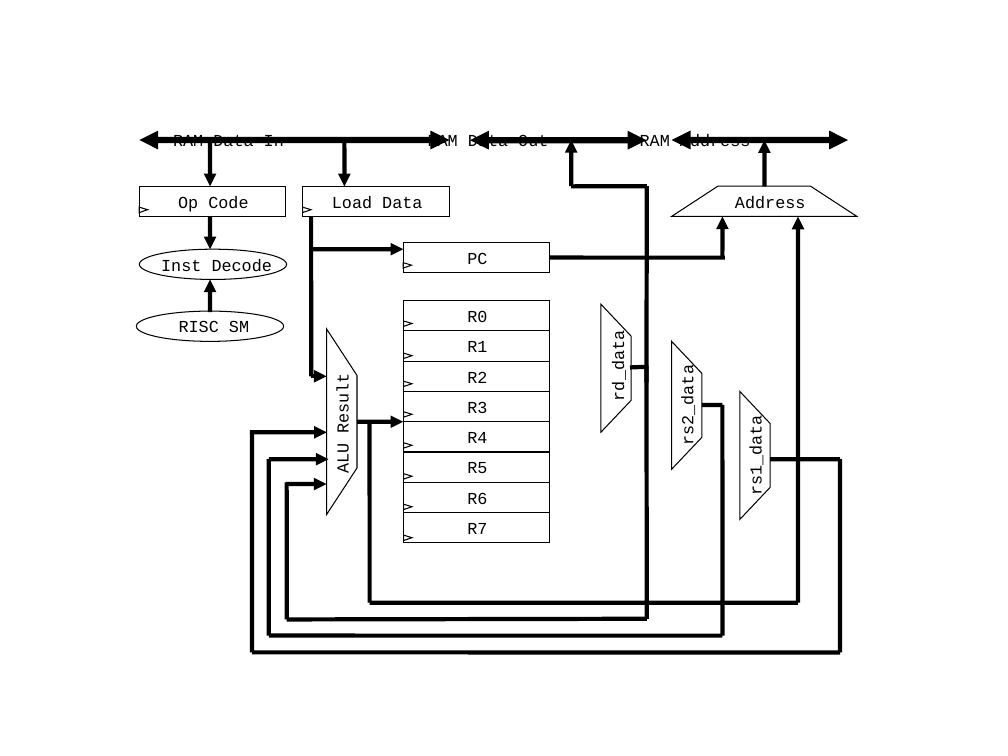
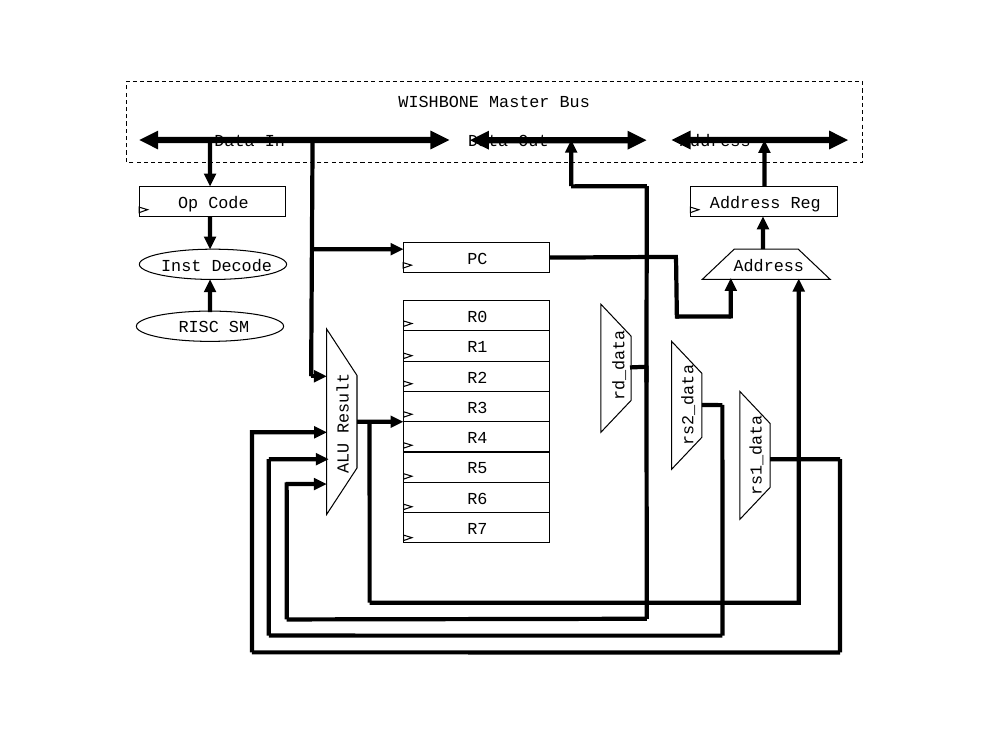
Before and after one commit to freecores/xgate, a slide deck: slide 4 of doc/src/xgate_Structure.ppt. Drawn at 1008x756 pixels with LibreOffice and Linux fonts; fonts in the diff are those of the drawing. Boxes give left, top, right and bottom in pixels: in the first picture for what was removed or moved away, otherwise in the second. Text is boxed around its words. In the diff, an @@ line names an element or a change of style, - is before the commit and + after.

```diff
--- a/doc/src/xgate_Structure.ppt
+++ b/doc/src/xgate_Structure.ppt
@@ group added at <box>127,82,863,319</box>: 2 texts, 2 lines, 1 rectangle @@
+Address Reg
+WISHBONE Master Bus
@@ free "Data In": place and size @@
-free "Data In" at <box>163,125,294,155</box>
+free "Data In" at <box>205,125,295,155</box>
@@ text in free at <box>214,135,285,146</box>: text changed @@
-RAM Data In
+Data In
@@ line moved from (311, 217) - (311, 376) to (312, 142) - (311, 376) @@
@@ free "Data Out": place and size @@
-free "Data Out" at <box>417,125,558,155</box>
+free "Data Out" at <box>458,125,558,155</box>
@@ text in free at <box>468,134,548,152</box>: text changed @@
-RAM Data Out
+Data Out
@@ free "Address": place and size @@
-free "Address" at <box>630,125,761,155</box>
+free "Address" at <box>670,125,761,155</box>
@@ text in free at <box>680,134,751,149</box>: text changed @@
-RAM Address
+Address
@@ text removed at <box>332,196,422,209</box> @@
-Load Data
@@ triangle: place and size @@
-triangle at <box>303,207,311,212</box>
+triangle at <box>690,207,698,212</box>
@@ rectangle: place and size @@
-rectangle at <box>302,186,449,217</box>
+rectangle at <box>690,186,837,217</box>
@@ arrow moved from (723, 258) - (723, 217) to (763, 249) - (763, 217) @@
@@ line moved from (549, 258) - (725, 258) to (549, 258) - (678, 257) @@
@@ freeform shape at <box>703,249,831,279</box>: rotation 0 to 180 degrees; outline redrawn @@
@@ text "Address": place and size @@
-text "Address" at <box>735,196,806,209</box>
+text "Address" at <box>734,259,805,272</box>
@@ arrow moved from (345, 140) - (345, 186) to (731, 319) - (731, 278) @@
@@ arrow moved from (798, 603) - (798, 217) to (798, 605) - (798, 279) @@
```
Also in this commit, not shown: 2 other slides changed, 1 other file.
